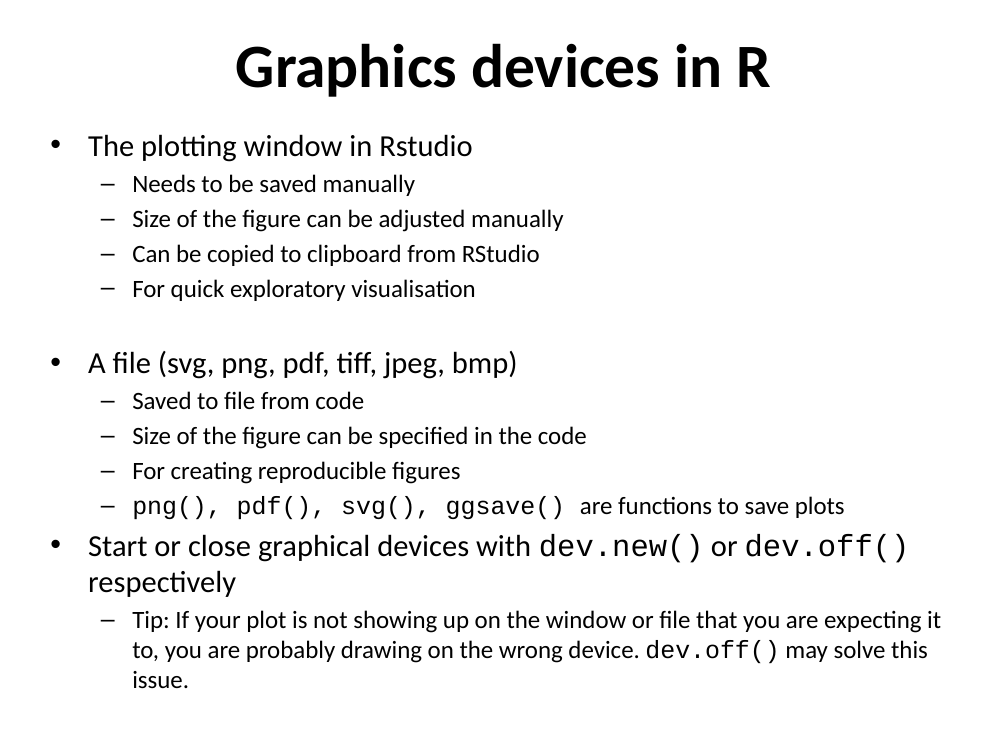
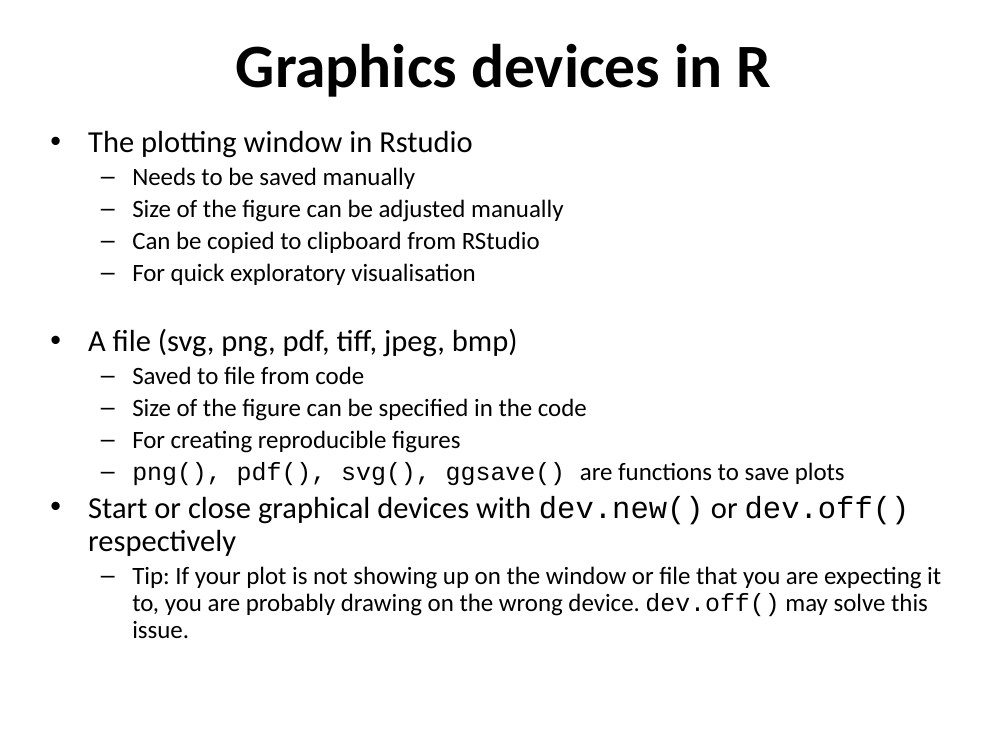
Before and after one commit to sraorao/data_analysis_visualisation_R_HT2022, a slide deck: slide 6 of powerpoint files/Session2.pptx. Drawn at 1008x756 pixels with LibreOffice and Linux fonts; fonts in the diff are those of the drawing. Boxes give left, top, right and bottom in pixels: in the first picture for what was removed or moved away, otherwise in the second. Text is boxed around its words. In the diff, an @@ line names an element or a change of style, - is before the commit and + after.

```diff
--- a/powerpoint files/Session2.pptx
+++ b/powerpoint files/Session2.pptx
@@ text "The plotting window in Rstudio" at bbox=[88, 130, 941, 639]: line spacing 1 to 0.9 @@
```
Also in this commit, not shown: 3 other slides changed, 1 slide added, 1 slide removed.
